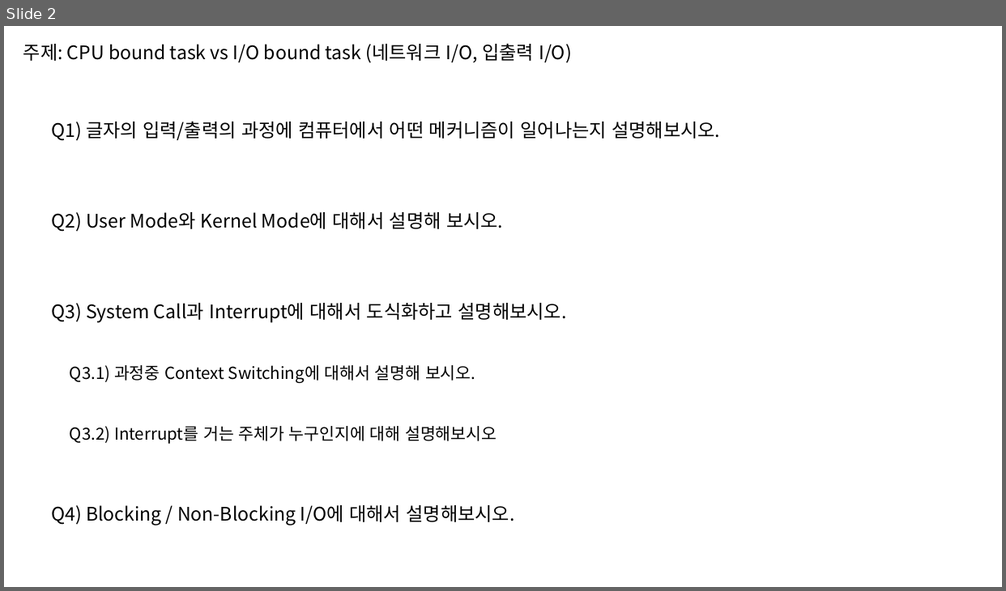
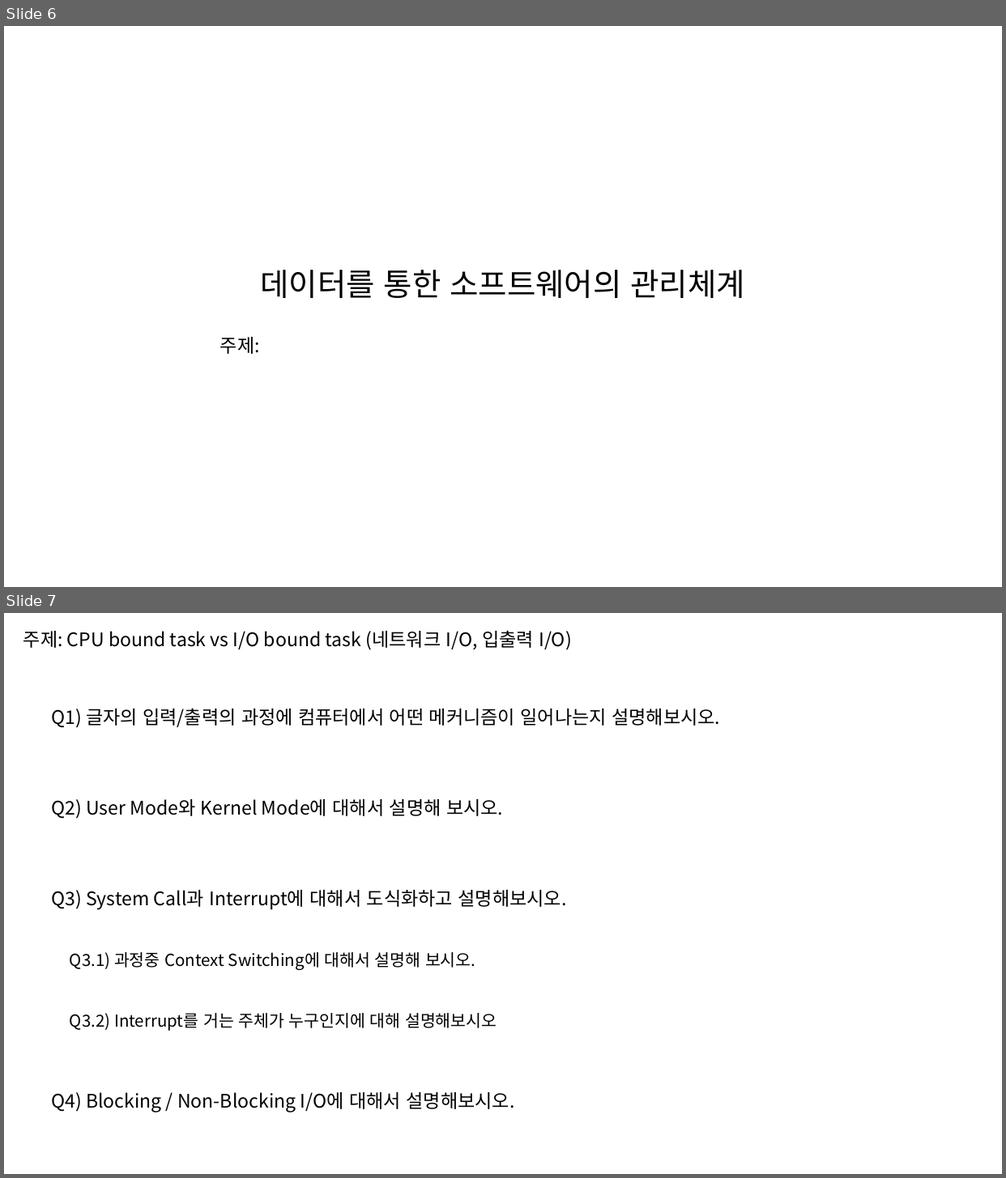
Before and after one commit to taehyuklee/C-CppStudy, a slide deck: CSwithC/CS-explanation.pptx. Shown one above the other, each under a label of ours: slide 2 before the commit, slides 6 and 7 after it. The pictures are 1006x591 and 1006x1178 pixels, drawn with LibreOffice and Linux fonts; fonts in the diff are those of the drawing. Boxes give left, top, right and bottom in pixels: in the first picture for what was removed or moved away, otherwise in the second. Text is boxed around its words. In the diff, an @@ line names an element or a change of style, - is before the commit and + after.

```diff
--- a/CSwithC/CS-explanation.pptx
+++ b/CSwithC/CS-explanation.pptx
@@ slide 6 added at (4,26,1002,587), background #FFFFFF @@
@@ text added at (260,270,745,298), 30 pt, text #000000 @@
+데이터를 통한 소프트웨어의 관리체계
@@ text added at (220,337,260,354), 18 pt, text #000000 @@
+주제:
@@ what was slide 2 is now slide 7 @@
```
Also in this commit, not shown: 5 other slides added, 1 slide removed.
